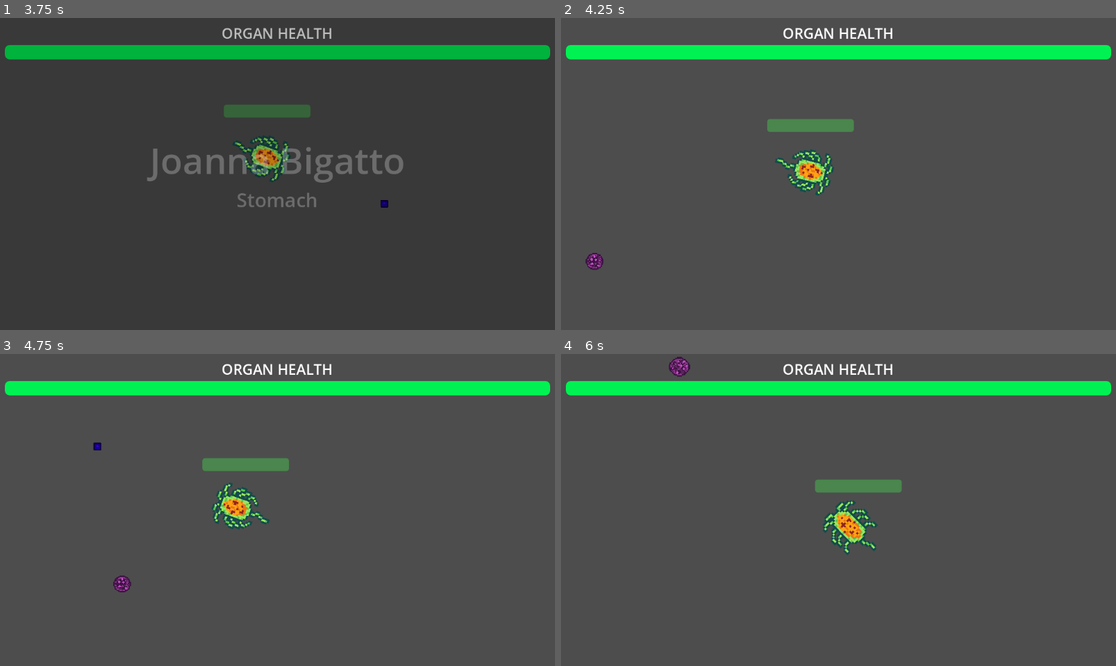
Above: before the commit, frames 1-4 (two rows, left to right).
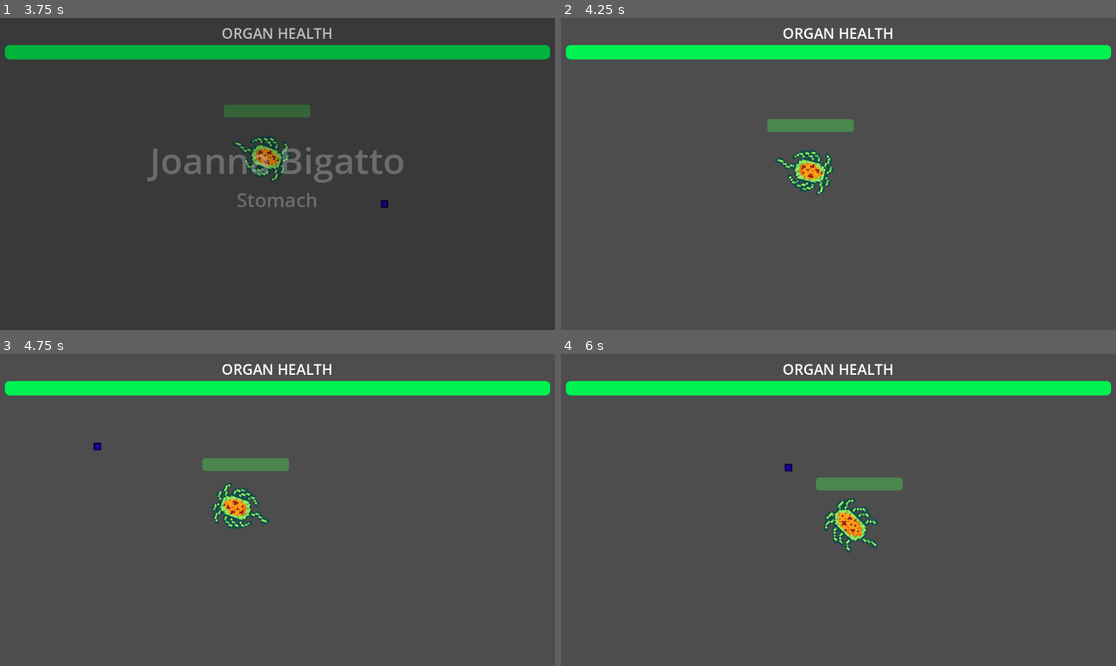
Above: after the commit, the same moments.

Repository: bgalerani94/godot-wild-jam-83
Game: Godot game, scene res://Prototypes/Scenes/test_scene.tscn
Same seed, same stepped clock (60 frames per second), same inputs: the game is played once before the commit and once after it. The engine's default icon, where the game draws it, is replaced by a stand-in: a white triangle on a blue panel in a dark square.
Inputs (mouse positions are in pixels of both pictures, inside the frame that each line leads up to):
- Up to frame 1 (3.75 s): tap Enter (ui_accept) at 0.5, 0.77, 1.25, 1.52, 2, 2.75, 3.02 s; move the mouse to (399, 158) at 0.52 s; press the mouse at (399, 158) at 0.53 s; hold D (move_right) 0.53-1.28 s; move the mouse to (166, 189) at 1.27 s; release the mouse at (166, 189) at 1.28 s; hold S (move_down) 1.28-2.03 s; click (166, 189) at 1.35 s; move the mouse to (333, 105) at 2.02 s; press the mouse at (333, 105) at 2.03 s; hold D (move_right) 2.03-2.78 s; move the mouse to (249, 236) at 2.77 s; release the mouse at (249, 236) at 2.78 s; hold W (move_up) 2.78-3.53 s; click (249, 236) at 2.85 s; move the mouse to (444, 220) at 3.52 s; press the mouse at (444, 220) at 3.53 s; hold A (move_left) from 3.53 s (still down)
- Up to frame 2 (4.25 s): keep holding A (move_left); tap Enter (ui_accept) at 3.77 s
- Up to frame 3 (4.75 s): keep holding A (move_left); move the mouse to (111, 463) at 4.27 s; release the mouse at (111, 463) at 4.28 s; click (111, 463) at 4.35 s; tap Enter (ui_accept) at 4.52 s
- Up to frame 4 (6 s): move the mouse to (866, 510) at 5.02 s; release A (move_left) at 5.03 s; press the mouse at (866, 510) at 5.03 s; hold S (move_down) 5.03-5.78 s; move the mouse to (755, 432) at 5.77 s; release the mouse at (755, 432) at 5.78 s; hold D (move_right) from 5.78 s (still down); click (755, 432) at 5.85 s

Frame 1 is identical in both runs. In frame 2, 0.1% of the frame differs, in the area x 4-8%, y 75-81%; in frame 3, 0.1%; in frame 4, 1.2%, in the area x 19-62%, y 0-65%.

Commit message:
Creating transition to game over scene

Diff:
--- a/Player/Scenes/Player.tscn
+++ b/Player/Scenes/Player.tscn
@@ -80,5 +80,8 @@
 value = 100.0
 show_percentage = false
 script = ExtResource("6_ejah4")
+metadata/_edit_use_anchors_ = true
 
 [node name="EnemySpawner" parent="." instance=ExtResource("7_wyx6f")]
+
+[connection signal="player_died" from="HealthBarHolder/HealthBar" to="." method="_on_health_bar_player_died"]
--- a/Player/Scripts/health_bar.gd
+++ b/Player/Scripts/health_bar.gd
@@ -1,4 +1,8 @@
 extends ProgressBar
+
+signal player_died
 
 func take_damage(damage:float) -> void:
 	value -= damage
+	if(value <= 0):
+		player_died.emit()
--- a/Scripts/enemy_spawner.gd
+++ b/Scripts/enemy_spawner.gd
@@ -13,4 +13,5 @@
 
 
 func _on_timer_timeout():
-	spawn_enemy()
+	if SceneManager.current_state == SceneManager.GameState.PLAYING:
+		spawn_enemy()
--- a/Scripts/game_manager.gd
+++ b/Scripts/game_manager.gd
@@ -12,20 +12,24 @@
 const LUNGS = preload("res://Scenes/lungs.tscn")
 const HEART = preload("res://Scenes/heart.tscn")
 const BRAIN = preload("res://Scenes/brain.tscn")
+const NAME_DISPLAY = preload("res://UI/Scenes/name_display.tscn")
 
 var current_organ_instance = null
 var organ_health_component : OrganComponent = null
 var player : CharacterBody2D
+var health_bar : ProgressBar
 var damage_component : DamageComponent
 
 signal level_loaded
 
 func _ready():
 	player = get_tree().get_first_node_in_group("Player")
+	health_bar = player.get_node("HealthBarHolder/HealthBar")
 	damage_component = player.get_node("OrganDamageComponent")
 	generate_character_info()
 	load_level()
 	load_transition_scene()
+	health_bar.player_died.connect(on_player_died)
 
 # Função de gerar personagem
 func generate_character_info():
@@ -78,6 +82,10 @@
 	level_loaded.emit()
 
 func _on_organ_health_depleted():
+	var enemies_loaded = get_tree().get_nodes_in_group("Enemy")
+	for enemy in enemies_loaded:
+		enemy.queue_free()
+
 	damage_component.disable_input()
 	current_state = GameState.TRANSITION
 
@@ -93,3 +101,7 @@
 	else:
 		load_level()
 		load_transition_scene()
+
+func on_player_died() -> void:
+	current_organ_instance.queue_free()
+	get_tree().change_scene_to_packed(NAME_DISPLAY)
--- a/UI/Scenes/name_display.tscn
+++ b/UI/Scenes/name_display.tscn
@@ -57,7 +57,7 @@
 [node name="GridContainer" type="GridContainer" parent="VBoxContainer/NameGridMrginContainer/ScrollContainer"]
 layout_mode = 2
 size_flags_horizontal = 6
-size_flags_vertical = 6
+size_flags_vertical = 4
 theme_override_constants/h_separation = 100
 theme_override_constants/v_separation = 50
 columns = 2
Not shown: 1 places in Player/Scenes/Player.tscn that only renumber resources
